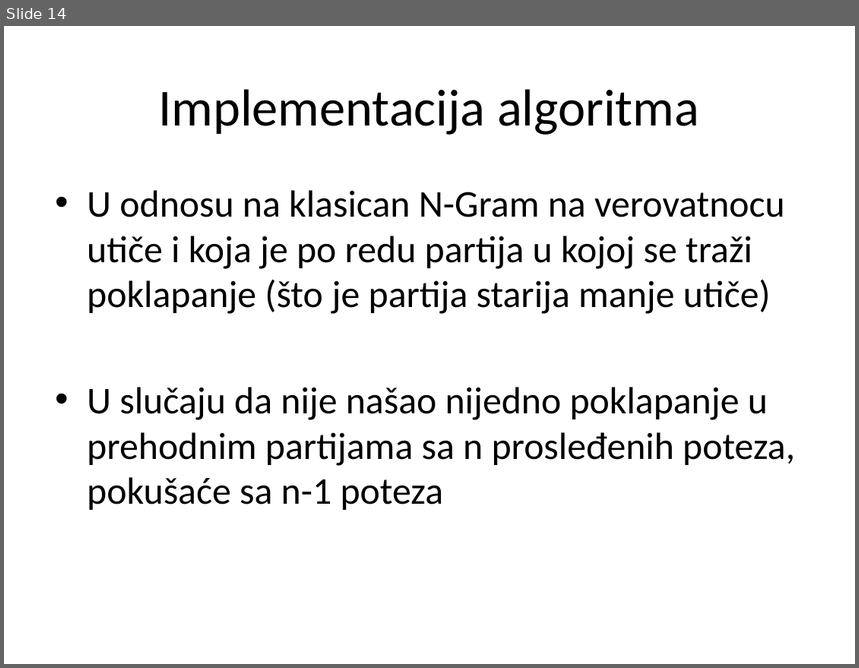
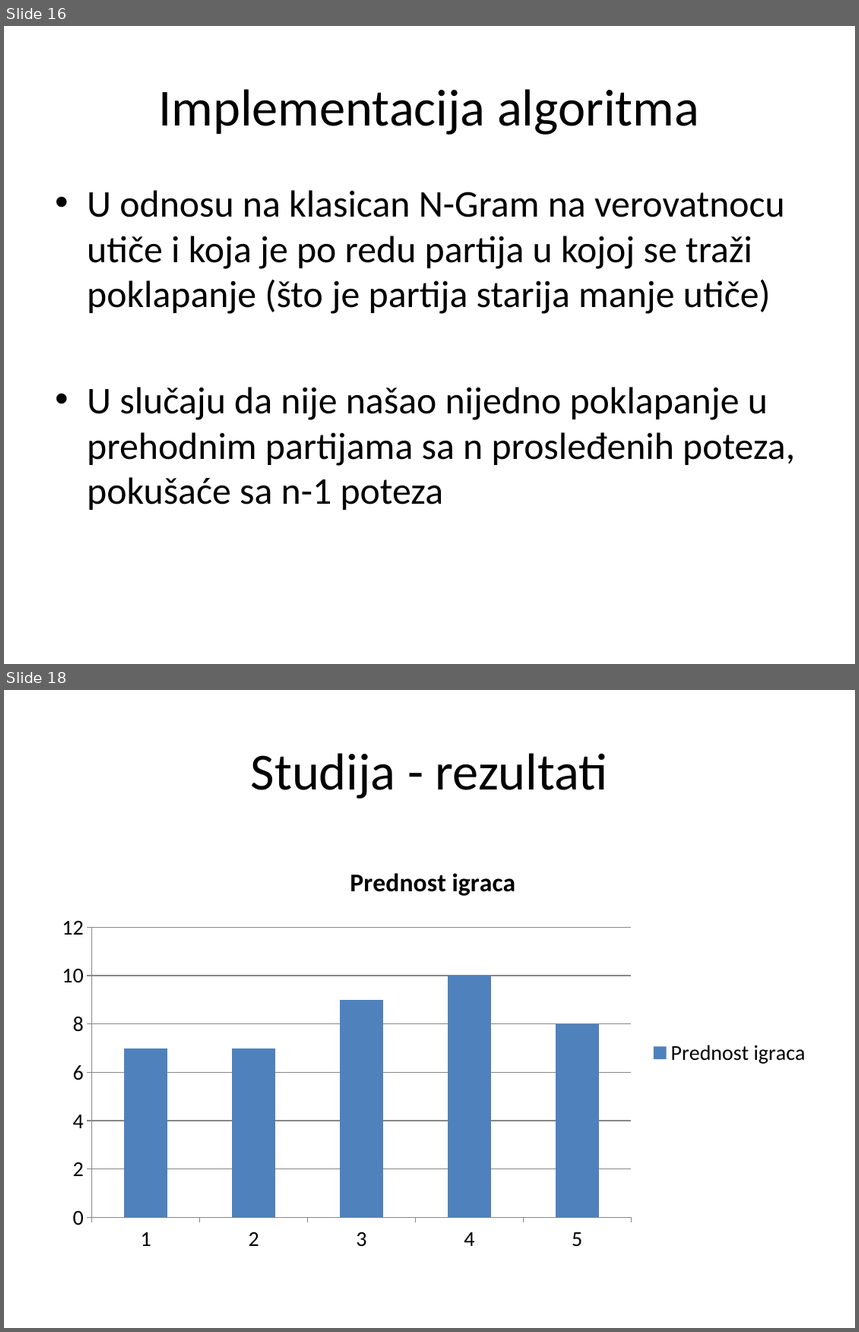
Before and after one commit to AndrejMiletic/SC2015-2016, a slide deck: AI in games.pptx. Shown one above the other, each under a label of ours: slide 14 before the commit, slides 16 and 18 after it; the slides between them are not shown. The pictures are 859x668 and 859x1332 pixels, drawn with LibreOffice and Linux fonts; fonts in the diff are those of the drawing. Boxes give left, top, right and bottom in pixels: in the first picture for what was removed or moved away, otherwise in the second. Text is boxed around its words. In the diff, an @@ line names an element or a change of style, - is before the commit and + after.

```diff
--- a/AI in games.pptx
+++ b/AI in games.pptx
@@ slide 18 added at bbox=[4, 690, 855, 1328], background #FFFFFF @@
@@ title added at bbox=[251, 753, 608, 799], 44 pt, text #000000 @@
+Studija - rezultati
@@ column chart added at bbox=[47, 846, 819, 1260] @@
+title "Prednost igraca"
+categories: 1, 2, 3, 4, 5
+Prednost igraca: 7, 7, 9, 10, 8
@@ what was slide 14 is now slide 16 @@
```
Also in this commit, not shown: 3 slides changed, 3 other slides added, 1 other file.
